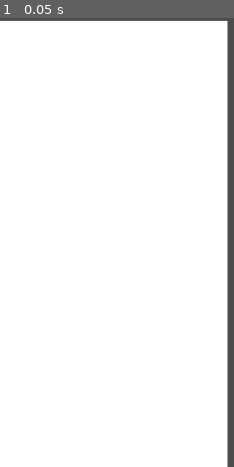
Above: before the commit, frame 1.
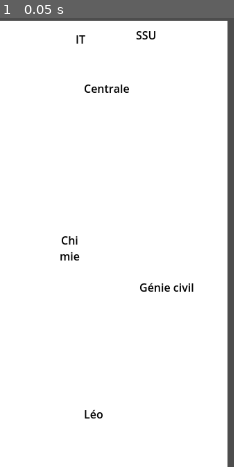
Above: after the commit, the same moment.

Repository: Spidermatou/The-Schu-Man
Game: Godot game, scene res://scenes/manager/manager.tscn
Two runs of this game, one before a commit and one after it. Both use one fixed random seed, a clock stepped at 60 frames per second and the inputs below.
Inputs:
- Up to frame 1 (0.05 s): no input

The runs differ from the first frame. In frame 1, 1.0% of the frame differs, in the area x 25-83%, y 2-90%.

Commit message:
Added tagsto building in campus

Diff:
--- a/The Schu-Man/scenes/campus/campus.tscn
+++ b/The Schu-Man/scenes/campus/campus.tscn
@@ -8,17 +8,71 @@
 [node name="IT" type="Polygon2D" parent="."]
 polygon = PackedVector2Array(34, 33, 34, 21, 121, 21, 121, 59, 34, 59, 34, 43, 29, 43, 29, 33)
 
+[node name="BuildingLabel" type="RichTextLabel" parent="IT"]
+offset_left = 34.0
+offset_top = 21.0
+offset_right = 121.0
+offset_bottom = 59.0
+theme_override_colors/default_color = Color(0, 0, 0, 1)
+bbcode_enabled = true
+text = "[center]IT[/center]"
+
 [node name="SSU" type="Polygon2D" parent="."]
 polygon = PackedVector2Array(154, 56, 154, 16, 190, 16, 190, 56)
+
+[node name="BuildingLabel" type="RichTextLabel" parent="SSU"]
+offset_left = 155.0
+offset_top = 15.0
+offset_right = 190.0
+offset_bottom = 56.0
+theme_override_colors/default_color = Color(0, 0, 0, 1)
+bbcode_enabled = true
+text = "[center]SSU[/center]"
 
 [node name="Central" type="Polygon2D" parent="."]
 polygon = PackedVector2Array(78, 92, 153, 92, 153, 169, 145, 169, 145, 203, 152, 203, 152, 306, 158, 306, 158, 336, 134, 336, 134, 311, 124, 311, 124, 306, 112, 306, 112, 212, 86, 212, 86, 227, 38, 227, 38, 202, 42, 202, 42, 195, 38, 195, 38, 170, 85, 170, 85, 160, 78, 160)
 
+[node name="BuildingLabel" type="RichTextLabel" parent="Central"]
+offset_left = 78.0
+offset_top = 92.0
+offset_right = 153.0
+offset_bottom = 159.0
+theme_override_colors/default_color = Color(0, 0, 0, 1)
+bbcode_enabled = true
+text = "[center]Centrale[/center]"
+
 [node name="Chemistry" type="Polygon2D" parent="."]
 polygon = PackedVector2Array(42, 312, 80, 312, 80, 397, 64, 397, 64, 408, 98, 408, 98, 444, 53, 444, 53, 407, 57, 407, 57, 396, 42, 396)
+
+[node name="BuildingLabel" type="RichTextLabel" parent="Chemistry"]
+offset_left = 43.0
+offset_top = 311.0
+offset_right = 80.0
+offset_bottom = 396.0
+theme_override_colors/default_color = Color(0, 0, 0, 1)
+bbcode_enabled = true
+text = "[center]Chimie[/center]"
 
 [node name="CivilEngineering" type="Polygon2D" parent="."]
 polygon = PackedVector2Array(144, 379, 258, 379, 258, 419, 250, 419, 250, 441, 273, 441, 273, 540, 162, 540, 162, 439, 226, 439, 226, 417, 144, 417)
 
+[node name="BuildingLabel" type="RichTextLabel" parent="CivilEngineering"]
+offset_left = 144.0
+offset_top = 379.0
+offset_right = 259.0
+offset_bottom = 418.0
+theme_override_colors/default_color = Color(0, 0, 0, 1)
+bbcode_enabled = true
+text = "[center]Génie civil[/center]"
+
 [node name="Leo" type="Polygon2D" parent="."]
 polygon = PackedVector2Array(51, 562, 107, 562, 107, 565, 117, 565, 117, 567, 121, 567, 121, 559, 144, 559, 144, 560, 143, 560, 143, 591, 139, 591, 139, 601, 142, 601, 145, 624, 138, 627, 129, 628, 120, 628, 120, 619, 116, 619, 116, 622, 105, 622, 105, 595, 107, 595, 107, 593, 51, 593)
+
+[node name="BuildingLabel" type="RichTextLabel" parent="Leo"]
+offset_left = 52.0
+offset_top = 562.0
+offset_right = 141.0
+offset_bottom = 593.0
+theme_override_colors/default_color = Color(0, 0, 0, 1)
+bbcode_enabled = true
+text = "[center]Léo[/center]"
